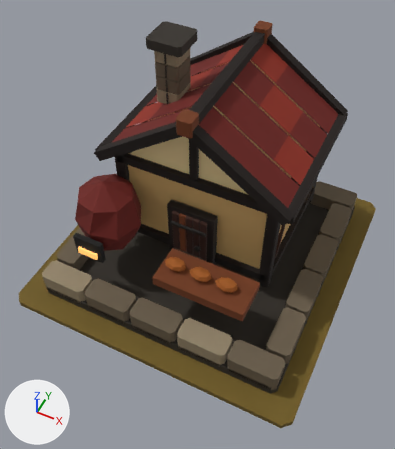
One commit to the glTF model art/bakery_t1/bakery_t1.glb: the scene before it, then after it.
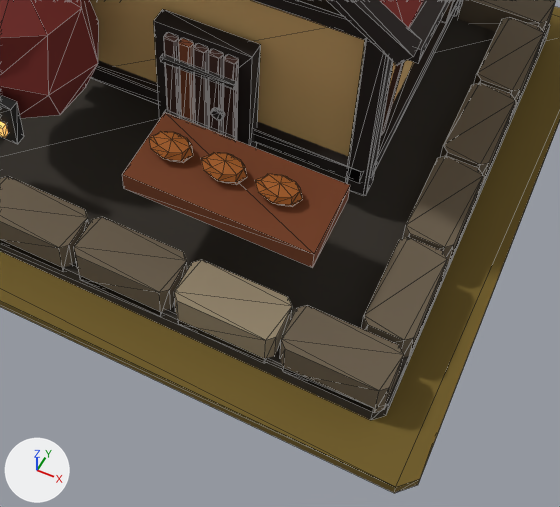
Each version appears first whole from a 50 mm camera at (1.26, -2.74, 3.73) aimed at (0.03, -0.29, 0.67), and next in a close-up on the part from 24% to 91% of the width and 43% to 97% of the height. Lighting does not change. The marker at lower left points along +X, +Y and +Z. The older version's two pictures come first. The close-ups show mesh edges as thin lines.

Objects in the first close-up: 'MMR | bakery | T01 Architecture.001', 'MMR | bakery | Tier 01 Ground.001'.
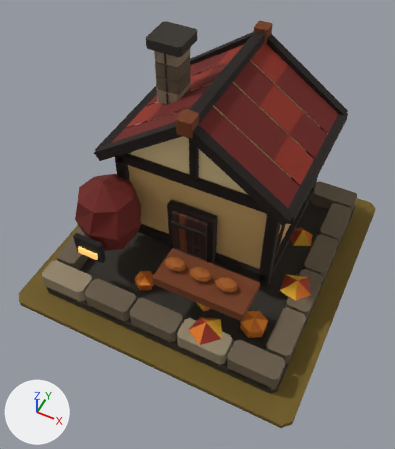
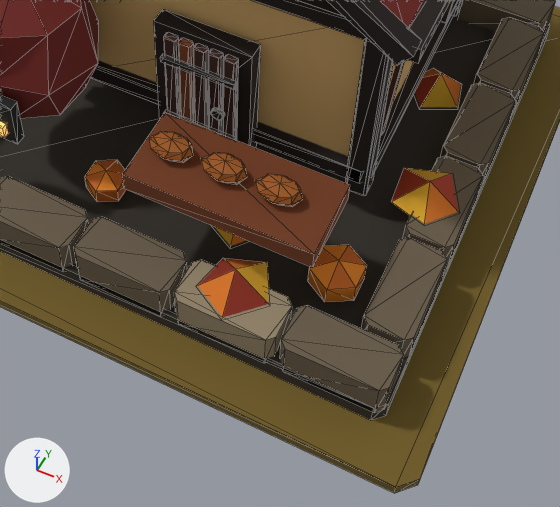
Changed parts and their boxes [x1, y1, x2, y2] in the close-ups (560 x 507 px):
'MMR | bakery | T01 Autumn Dressing.001', added: after [85, 68, 461, 317]

What changed in the scene script:
```text
Add me_mmr___bakery___t01_autumn_dressing_001:
    me_mmr___bakery___t01_autumn_dressing_001.from_pydata(...)  # 56 vertices, 61 faces; spans x -0.98..0.98, y -1.0..0.51, z 0.08..0.32
    me_mmr___bakery___t01_autumn_dressing_001.materials.append(mat_mmr___shared_palette_atlas)  # picture img_mmr_shared_color_palette_64
Add ob_mmr___bakery___t01_autumn_dressing_001:
    ob_mmr___bakery___t01_autumn_dressing_001 = bpy.data.objects.new('MMR | bakery | T01 Autumn Dressing.001', me_mmr___bakery___t01_autumn_dressing_001)
    ob_mmr___bakery___t01_autumn_dressing_001.location = (0.0, 0.0, 0.05)
```
